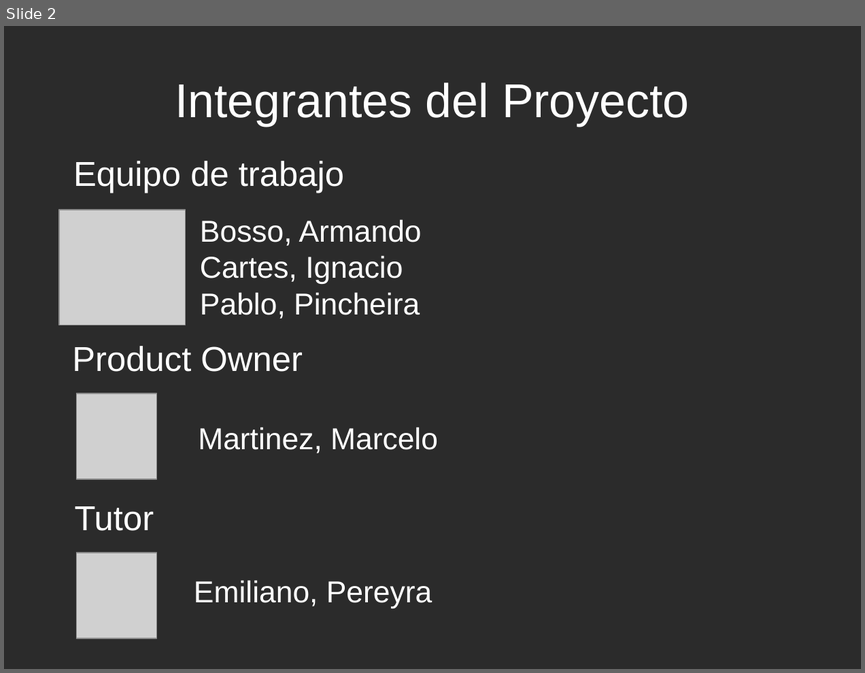
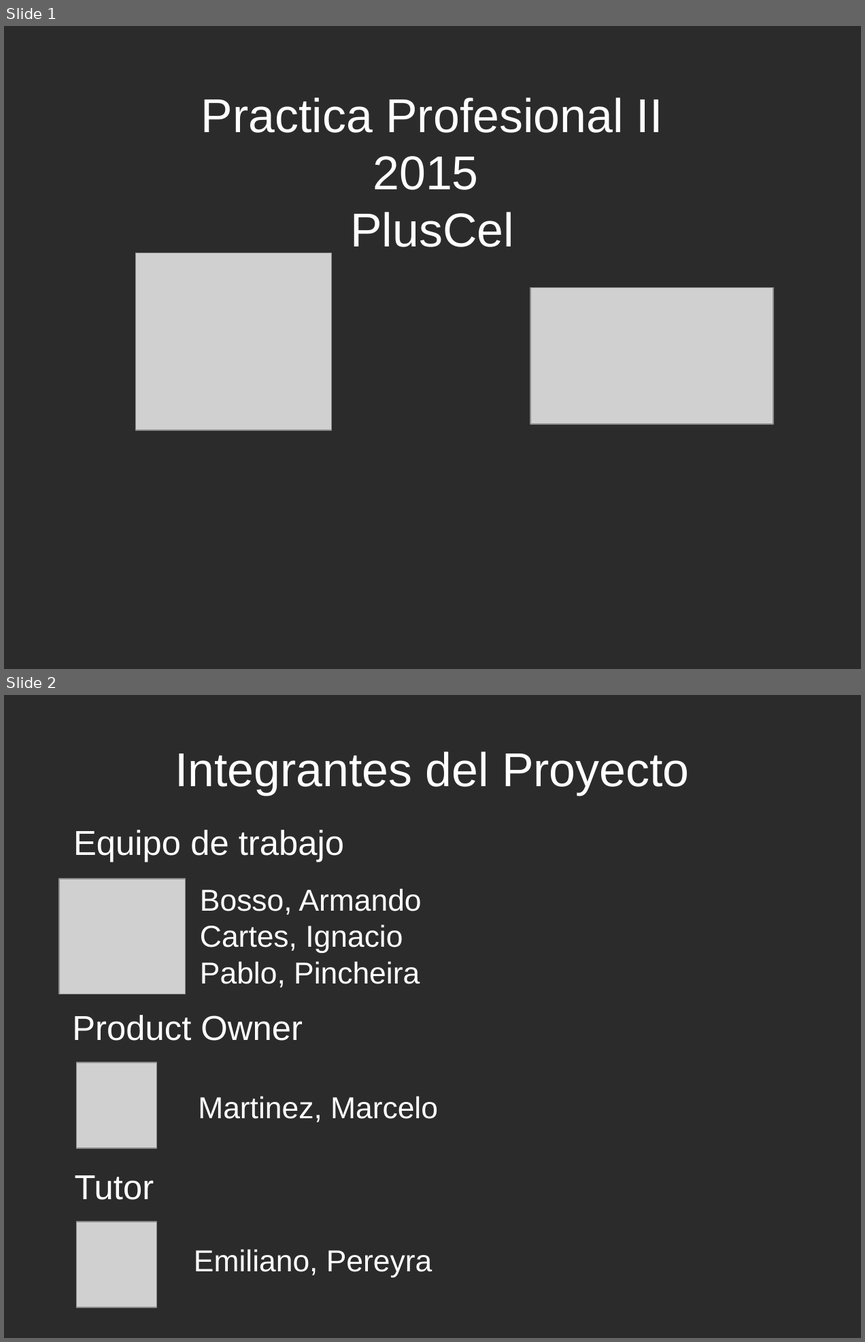
Before and after one commit to PlusCel/PlusCel, a slide deck: presentacion/PresentacionFinal.odp. Shown one above the other, each under a label of ours: slide 2 before the commit, slides 1 and 2 after it. The pictures are 865x673 and 865x1342 pixels, drawn with LibreOffice and Linux fonts; fonts in the diff are those of the drawing; grey boxes stand for pictures; background and template pictures are left out; a plain dark background stands for a picture behind light text. Boxes give left, top, right and bottom in pixels: in the first picture for what was removed or moved away, otherwise in the second. Text is boxed around its words. In the diff, an @@ line names an element or a change of style, - is before the commit and + after.

```diff
--- a/presentacion/PresentacionFinal.odp
+++ b/presentacion/PresentacionFinal.odp
@@ slide 1 added at bbox=[4, 26, 861, 669], background picture (left out) @@
@@ title added at bbox=[201, 97, 663, 247], 44 pt, text #FFFFFF @@
+Practica Profesional II
+2015
+PlusCel
@@ picture added at bbox=[135, 252, 331, 429] @@
@@ picture added at bbox=[530, 287, 773, 424] @@
```
Also in this commit, not shown: 7 slides changed, 3 other slides added, 3 slides removed, 8 other files.
